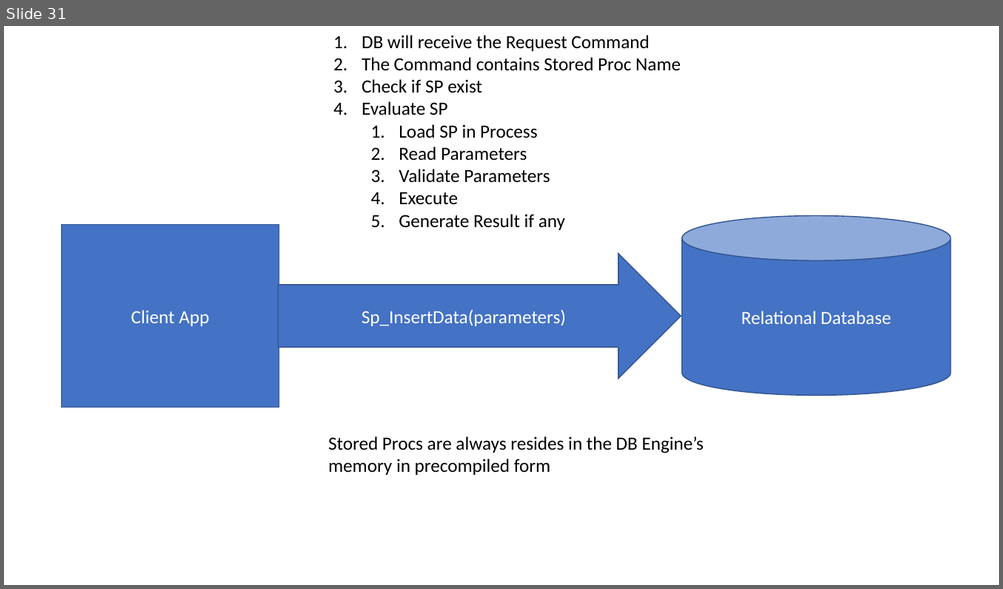
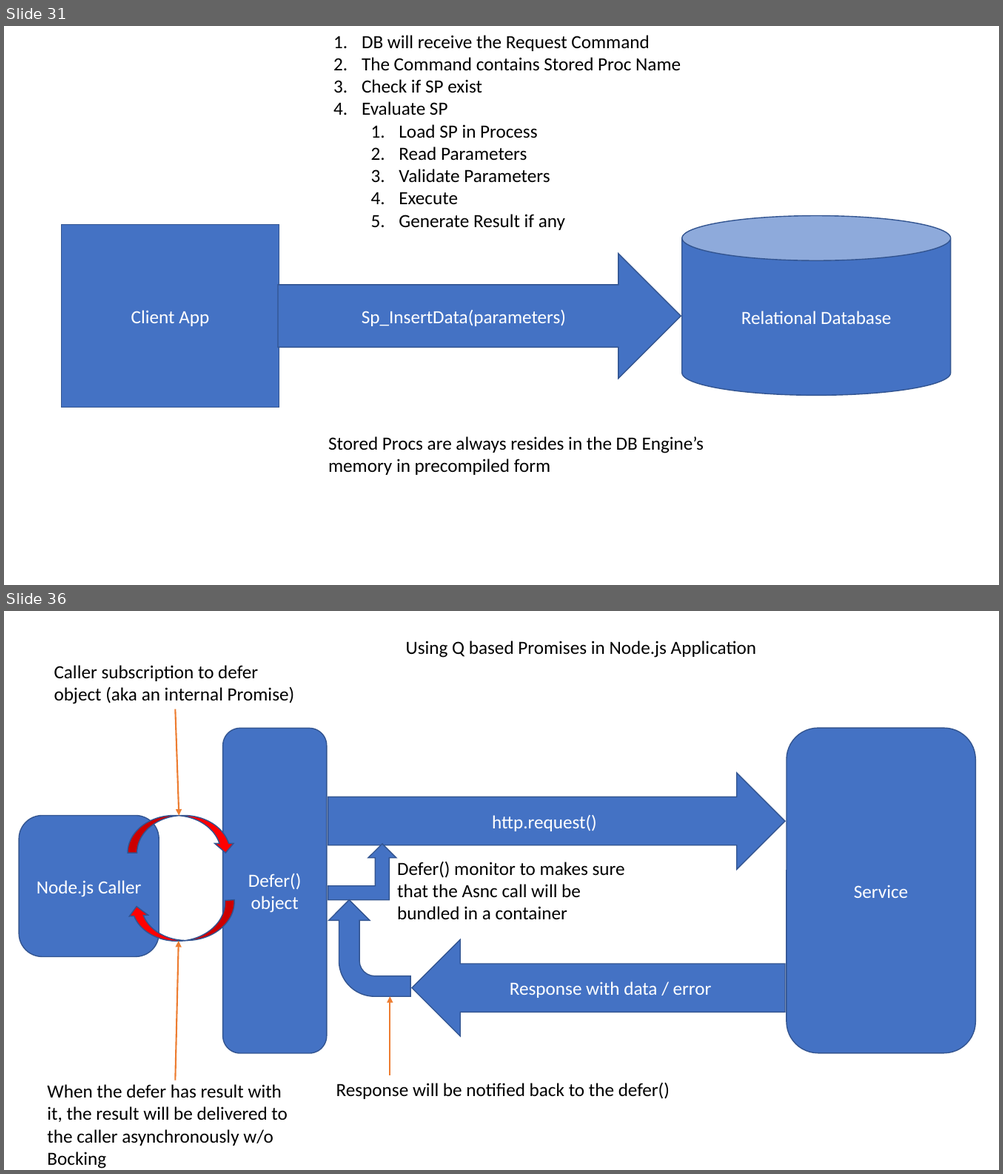
Before and after one commit to maheshsabnis/blazemarch2021, a slide deck: SpotPPTs.pptx. Shown one above the other, each under a label of ours: slide 31 before the commit, slides 31 and 36 after it; the slides between them are not shown. The pictures are 1003x589 and 1003x1174 pixels, drawn with LibreOffice and Linux fonts; fonts in the diff are those of the drawing. Boxes give left, top, right and bottom in pixels: in the first picture for what was removed or moved away, otherwise in the second. Text is boxed around its words. In the diff, an @@ line names an element or a change of style, - is before the commit and + after.

```diff
--- a/SpotPPTs.pptx
+++ b/SpotPPTs.pptx
@@ slide 36 added at (4, 611, 999, 1170), background #FFFFFF @@
@@ text added at (406, 641, 756, 658), 18 pt, text #000000 @@
+Using Q based Promises in Node.js Application
@@ text added at (54, 665, 295, 704), 18 pt, text #000000 @@
+Caller subscription to defer object (aka an internal Promise)
@@ arrow added from (176, 709) to (179, 815), #ED7D31 1.5 pt @@
@@ rounded rectangle added at (222, 728, 327, 1054), fill #4472C4, outline #325491 1 pt, 18 pt, text #FFFFFF @@
+Defer() object
@@ rounded rectangle added at (787, 728, 976, 1054), fill #4472C4, outline #325491 1 pt, 18 pt, text #FFFFFF @@
+Service
@@ right arrow added at (328, 773, 785, 870), fill #4472C4, outline #325491 1 pt, 18 pt, text #FFFFFF @@
+http.request()
@@ rounded rectangle added at (19, 815, 159, 957), fill #4472C4, outline #325491 1 pt, 18 pt, text #FFFFFF @@
+Node.js Caller
@@ curved down arrow added at (128, 815, 236, 853), fill #FF0000, outline #325491 1 pt @@
@@ bent up arrow added at (328, 844, 395, 900), fill #4472C4, outline #325491 1 pt @@
@@ text added at (397, 861, 625, 920), 18 pt, text #000000 @@
+Defer() monitor to makes sure that the Asnc call will be bundled in a container
@@ curved down arrow added at (128, 900, 237, 945), fill #FF0000, outline #325491 1 pt @@
@@ bent arrow added at (329, 900, 410, 997), fill #4472C4, outline #325491 1 pt @@
@@ arrow added from (176, 1081) to (179, 942), #ED7D31 1.5 pt @@
@@ left arrow added at (412, 940, 785, 1037), fill #4472C4, outline #325491 1 pt, 18 pt, text #FFFFFF @@
+Response with data / error
@@ arrow added from (390, 1076) to (390, 997), #ED7D31 1.5 pt @@
@@ text added at (47, 1085, 287, 1169), 18 pt, text #000000 @@
+When the defer has result with it, the result will be delivered to the caller asynchronously w/o Bocking
@@ text added at (336, 1082, 669, 1099), 18 pt, text #000000 @@
+Response will be notified back to the defer()
```
Also in this commit, not shown: 5 other slides added, 16 other files.
